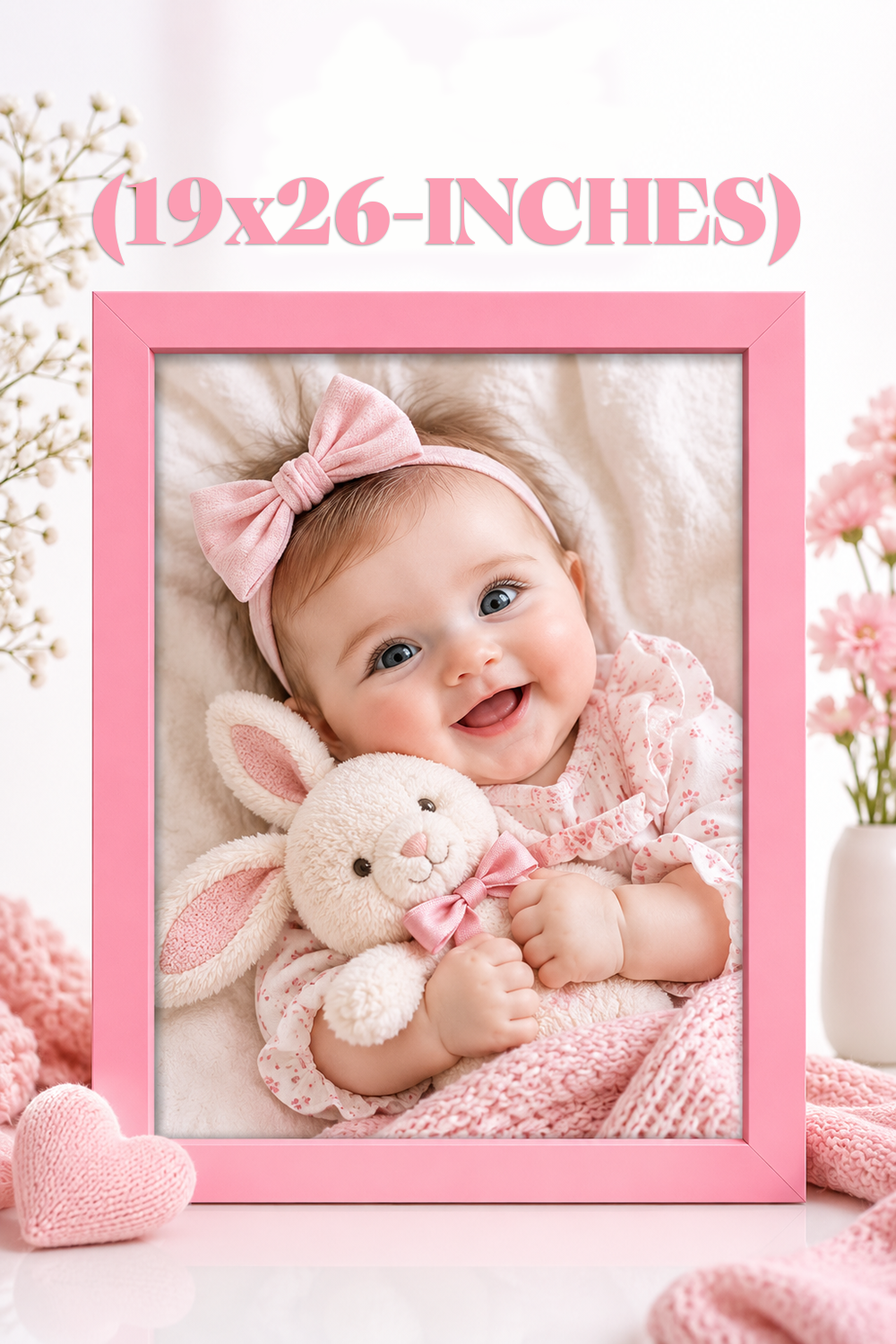
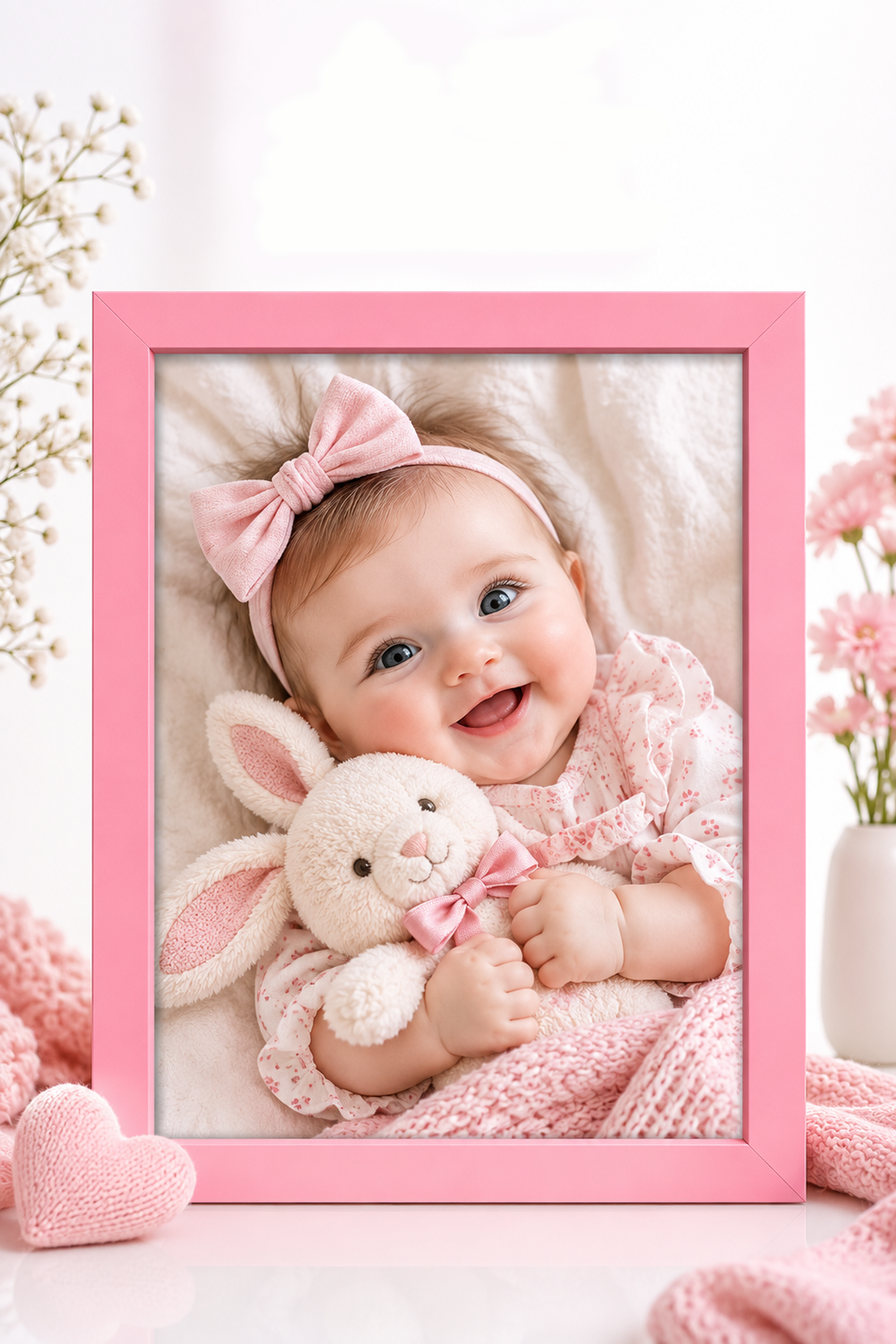
Revision of a layered 896px x 1344px image; what changed, layer by layer:
hid "(19x26-INCHES)" over (x1=93, y1=172, x2=801, y2=266)
